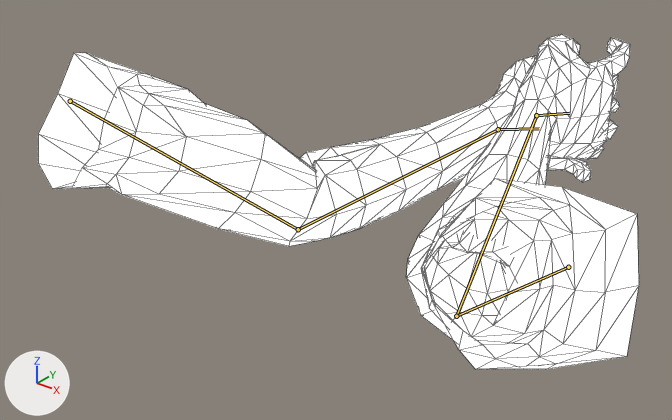
The glTF model godot_project/data/models/arm/arms.glb as it was, and as the next commit left it.
The view is the same before and after, from a camera (50 mm lens) standing at (0.51, -0.592, 0.356) and looking at (-0.065, 0.127, -0.089). The axes (+X, +Y, +Z) are drawn at lower left. The lights are the same throughout. The picture after the commit comes second. Both versions are drawn at frame 0 of the action 'glock_17_reload'; the numbers are the values there. The bones that change are drawn over the model as lines. Mesh edges are drawn as thin lines.

Objects in the first picture: 'ArmsMesh'.
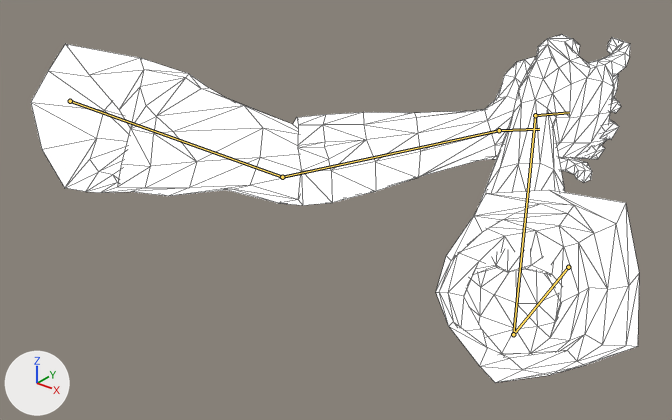
Location of each change, (x1, y1, x2, y2) in pixels of the pictures (672 x 420 px):
'ArmsMesh', posed
    before: (38, 34, 639, 369)
    after: (31, 34, 639, 383)
bone 'LeftUpperArm', root to tip
    before: (70, 101) to (298, 229)
    after: (70, 101) to (282, 177)
bone 'LeftLowerArm', root to tip
    before: (298, 229) to (498, 129)
    after: (282, 177) to (499, 130)
bone 'LeftHand', root to tip
    before: (498, 129) to (539, 128)
    after: (499, 130) to (539, 129)
bone 'RightUpperArm', root to tip
    before: (568, 267) to (456, 316)
    after: (568, 267) to (513, 334)
bone 'RightLowerArm', root to tip
    before: (456, 316) to (536, 115)
    after: (513, 334) to (535, 115)
bone 'RightHand', root to tip
    before: (536, 115) to (569, 113)
    after: (535, 115) to (569, 112)

The change in detail:
Bone 'LeftUpperArm' (bone_leftupperarm) turns from (-106, -48, -37) to (-51, -40, -76) degrees about its own x, y and z.
Bone 'LeftLowerArm' (bone_leftlowerarm) turns from (10, 3, -31) to (-13, -4, -35) degrees about its own x, y and z.
Bone 'LeftHand' (bone_lefthand) turns from (30, -18, -1) to (63, -53, -26) degrees about its own x, y and z.
Bone 'LeftHand' (bone_lefthand) is rescaled from (0.99, 1.01, 1.0) to (0.99, 1.0, 1.01).
Bone 'RightUpperArm' (bone_rightupperarm) turns from (-104, 41, 32) to (-86, 39, 42) degrees about its own x, y and z.
Bone 'RightLowerArm' (bone_rightlowerarm) turns from (14, -7, 56) to (5, -3, 59) degrees about its own x, y and z.
Bone 'RightHand' (bone_righthand) turns from (32, -4, -26) to (35, 11, -27) degrees about its own x, y and z.
